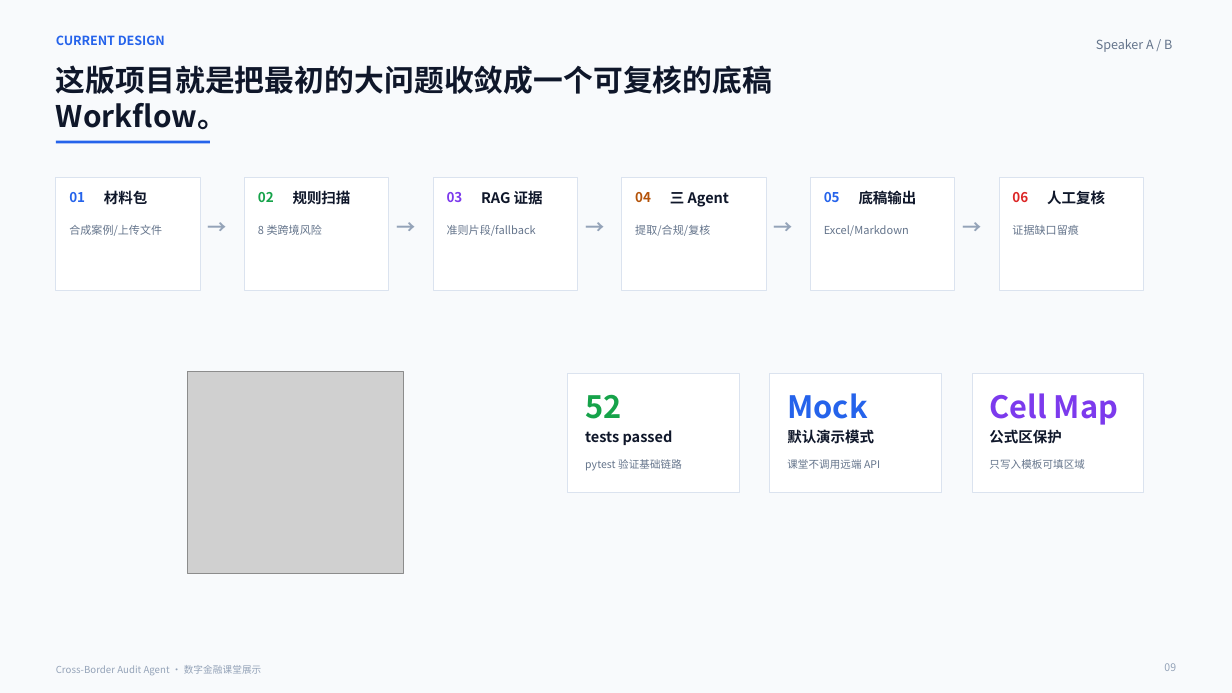
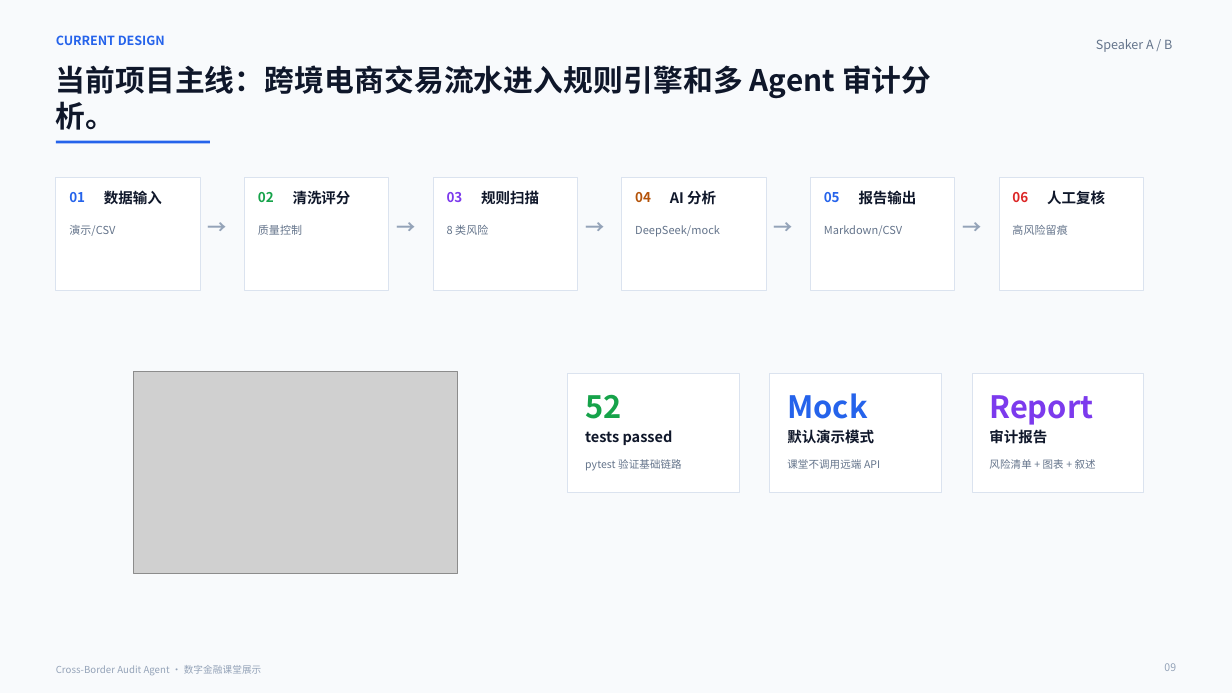
Before and after one commit to wangzichang224-design/cross_border_audit_agent, a slide deck: slide 9 of deliverables/cross-border-audit-agent-class-demo.pptx. Drawn at 1232x693 pixels with LibreOffice and Linux fonts; fonts in the diff are those of the drawing; grey boxes stand for pictures. Boxes give left, top, right and bottom in pixels: in the first picture for what was removed or moved away, otherwise in the second. Text is boxed around its words. In the diff, an @@ line names an element or a change of style, - is before the commit and + after.

```diff
--- a/deliverables/cross-border-audit-agent-class-demo.pptx
+++ b/deliverables/cross-border-audit-agent-class-demo.pptx
@@ text at (x1=56, y1=65, x2=931, y2=130): text changed @@
-这版项目就是把最初的大问题收敛成一个可复核的底稿 Workflow。
+当前项目主线：跨境电商交易流水进入规则引擎和多 Agent 审计分析。
@@ text at (x1=104, y1=190, x2=162, y2=205): text changed @@
-材料包
+数据输入
@@ text at (x1=293, y1=190, x2=351, y2=205): text changed @@
-规则扫描
+清洗评分
@@ text at (x1=481, y1=188, x2=539, y2=207): text changed @@
-RAG 证据
+规则扫描
@@ text at (x1=670, y1=190, x2=716, y2=205): text changed @@
-三 Agent
+AI 分析
@@ text at (x1=859, y1=190, x2=917, y2=205): text changed @@
-底稿输出
+报告输出
@@ text at (x1=69, y1=225, x2=115, y2=236): text changed @@
-合成案例/上传文件
+演示/CSV
@@ text at (x1=258, y1=225, x2=302, y2=235): text changed @@
-8 类跨境风险
+质量控制
@@ text at (x1=447, y1=225, x2=488, y2=235): text changed @@
-准则片段/fallback
+8 类风险
@@ text at (x1=635, y1=225, x2=720, y2=237): text changed @@
-提取/合规/复核
+DeepSeek/mock
@@ text at (x1=824, y1=225, x2=902, y2=236): text changed @@
-Excel/Markdown
+Markdown/CSV
@@ text at (x1=1012, y1=225, x2=1067, y2=235): text changed @@
-证据缺口留痕
+高风险留痕
@@ picture resized from (x1=188, y1=372, x2=403, y2=574) to (x1=134, y1=372, x2=457, y2=574) @@
@@ text at (x1=989, y1=395, x2=1093, y2=425): text changed @@
-Cell Map
+Report
@@ text at (x1=989, y1=429, x2=1047, y2=444): text changed @@
-公式区保护
+审计报告
@@ text at (x1=989, y1=459, x2=1096, y2=469): text changed @@
-只写入模板可填区域
+风险清单 + 图表 + 叙述
```
Also in this commit, not shown: 8 other slides changed, 13 other files.
